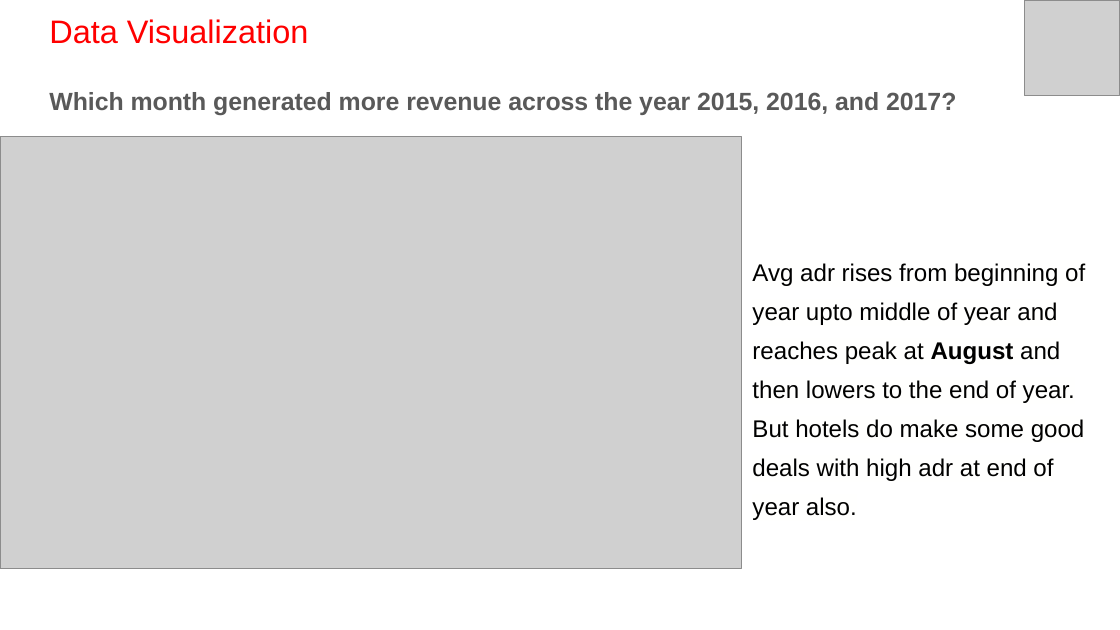
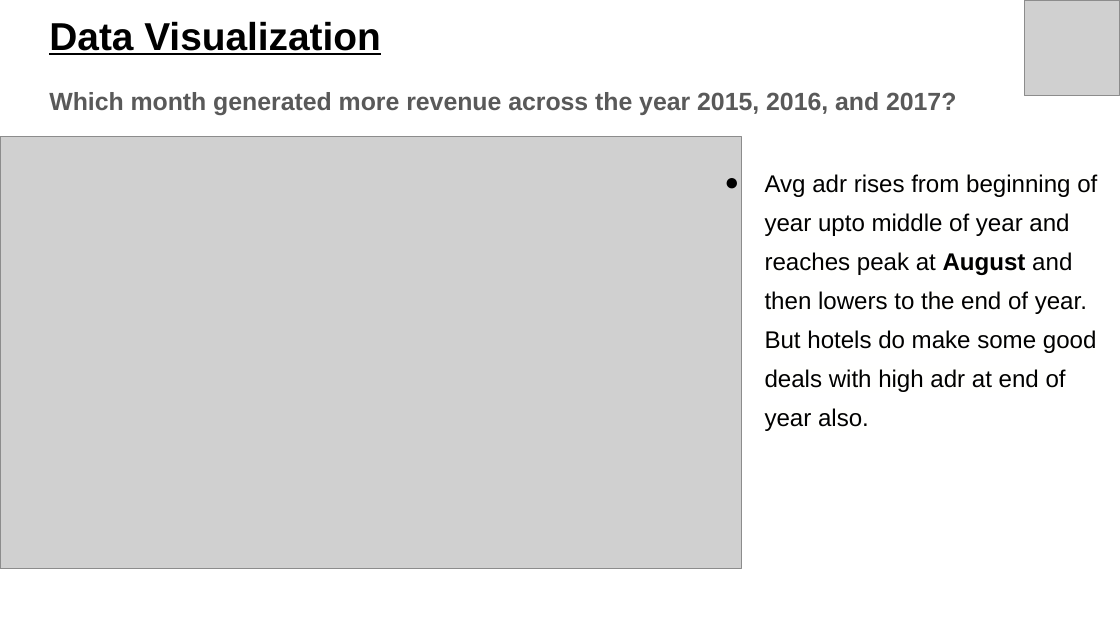
Before and after one commit to mayank021296/Hotel-Booking-Capstone-EDA-PRoject, a slide deck: slide 27 of Hotel Booking.pptx. Drawn at 1120x630 pixels with LibreOffice and Linux fonts; fonts in the diff are those of the drawing; grey boxes stand for pictures. Boxes give left, top, right and bottom in pixels: in the first picture for what was removed or moved away, otherwise in the second. Text is boxed around its words. In the diff, an @@ line names an element or a change of style, - is before the commit and + after.

```diff
--- a/Hotel Booking.pptx
+++ b/Hotel Booking.pptx
@@ title "Data Visualization" at <box>49,21,381,55</box>: size 20.9 to 25 pt, text colour #FF0000 to #000000, bold on, underline on @@
@@ text "Avg adr rises from beginning ...": place and size @@
-text "Avg adr rises from beginning ..." at <box>752,263,1085,520</box>
+text "Avg adr rises from beginning ..." at <box>765,174,1097,431</box>
@@ text "Avg adr rises from beginning ..." at <box>765,174,1097,431</box>: bullet none to ● @@
```
Also in this commit, not shown: 26 other slides changed, 4 slides added, 3 slides removed.
